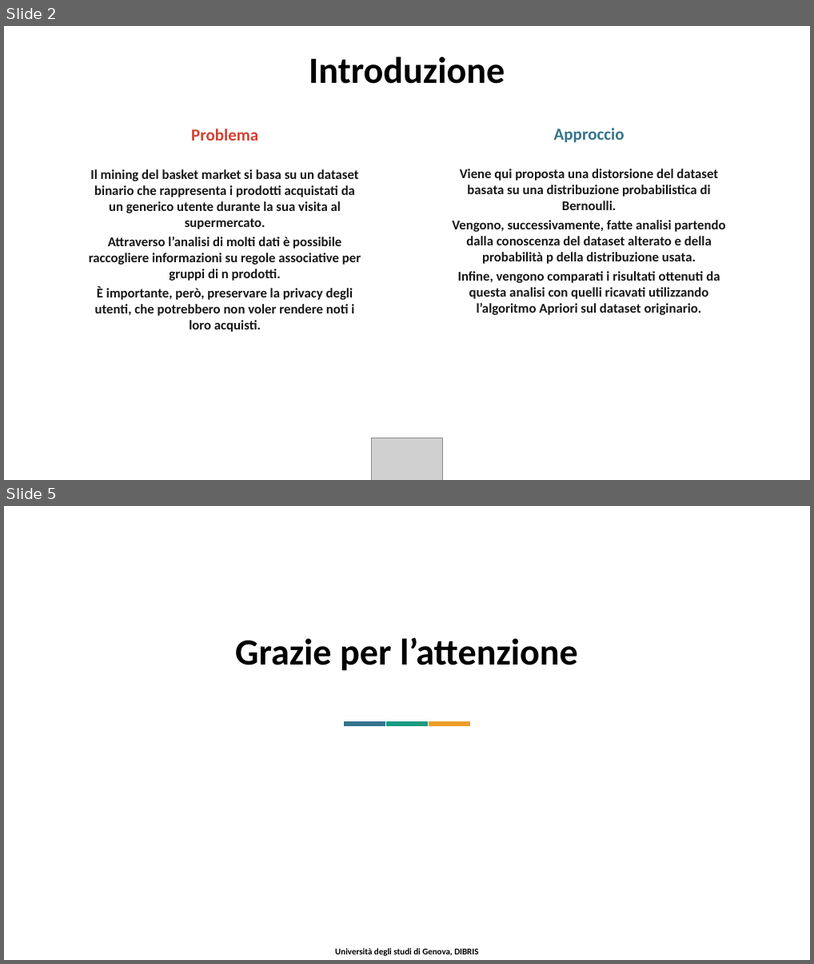
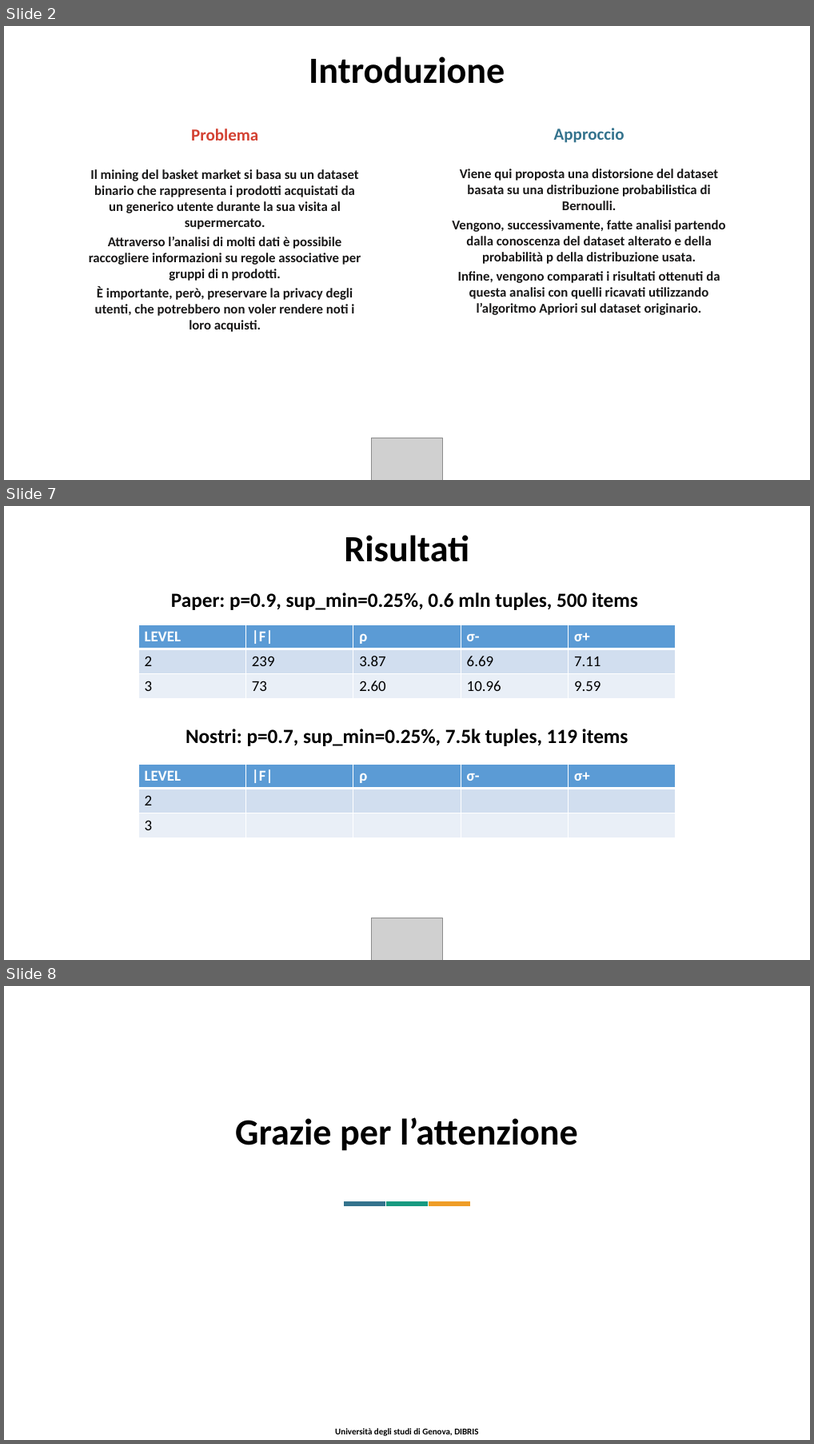
Before and after one commit to jf994/DataProtectionProject, a slide deck: docs/Presentazione.pptx. Shown one above the other, each under a label of ours: slides 2 and 5 before the commit, slides 2, 7 and 8 after it; the slides between them are not shown. The pictures are 814x964 and 814x1444 pixels, drawn with LibreOffice and Linux fonts; fonts in the diff are those of the drawing; grey boxes stand for pictures; background and template pictures are left out. Boxes give left, top, right and bottom in pixels: in the first picture for what was removed or moved away, otherwise in the second. Text is boxed around its words. In the diff, an @@ line names an element or a change of style, - is before the commit and + after.

```diff
--- a/docs/Presentazione.pptx
+++ b/docs/Presentazione.pptx
@@ slide 7 added at box(4, 506, 810, 960), background picture (left out) @@
@@ text added at box(344, 535, 470, 562), 44 pt, text #000000, bold @@
+Risultati
@@ text added at box(171, 592, 638, 610), 24 pt, text #000000, bold @@
+Paper: p=0.9, sup_min=0.25%, 0.6 mln tuples, 500 items
@@ table added at box(138, 624, 677, 698), 3 rows, 5 columns @@
+LEVEL | |F| | ρ | σ- | σ+
+2 | 239 | 3.87 | 6.69 | 7.11
+3 | 73 | 2.60 | 10.96 | 9.59
@@ text added at box(186, 728, 629, 746), 24 pt, text #000000, bold @@
+Nostri: p=0.7, sup_min=0.25%, 7.5k tuples, 119 items
@@ table added at box(138, 764, 677, 837), 3 rows, 5 columns @@
+LEVEL | |F| | ρ | σ- | σ+
+2 |  |  |  | 
+3 |  |  |  | 
@@ picture added at box(372, 917, 443, 960) @@
@@ what was slide 5 is now slide 8 @@
```
Also in this commit, not shown: 2 slides changed, 2 other slides added.
